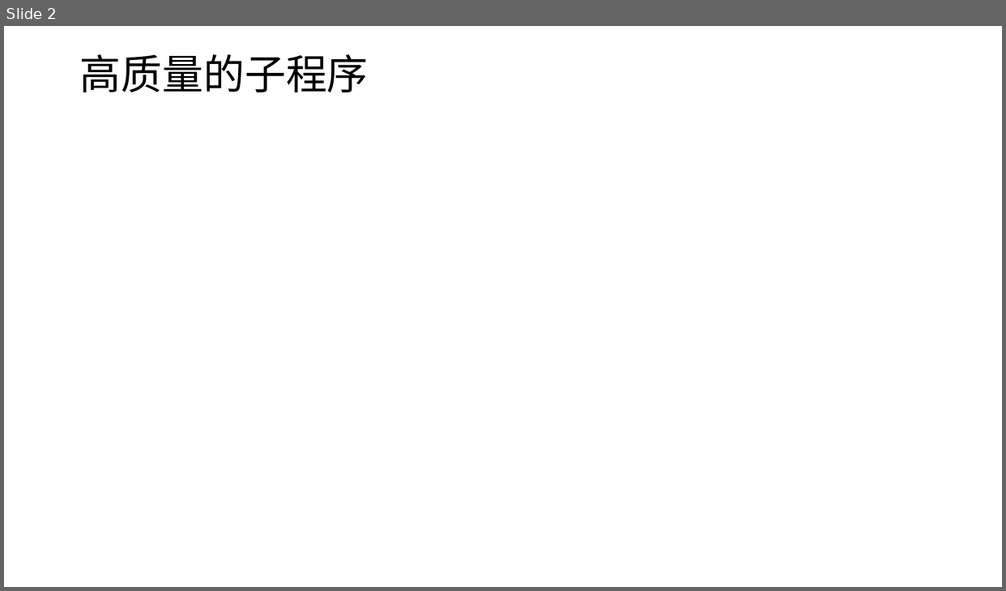
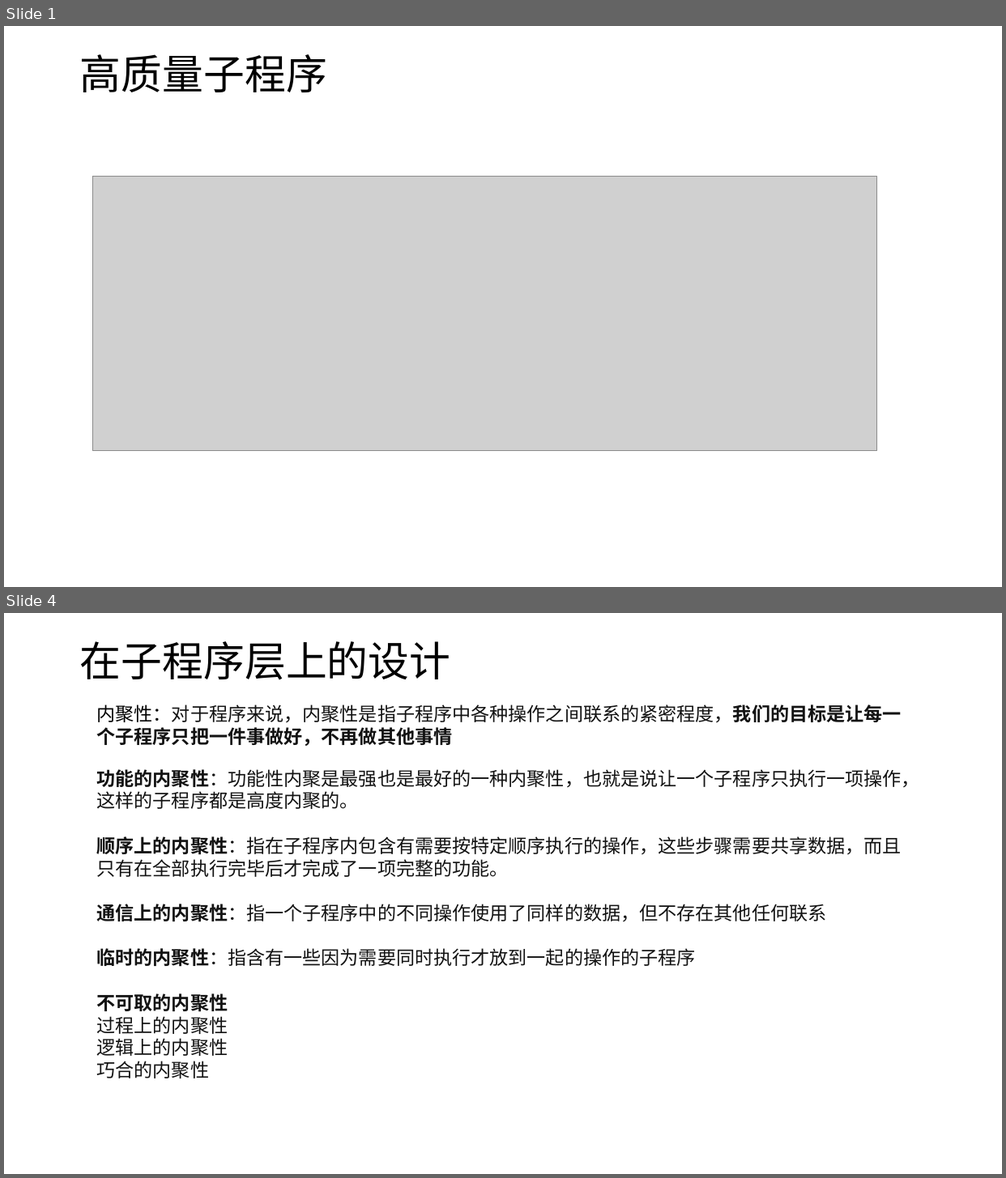
Before and after one commit to wswz963852/image, a slide deck: 演示文稿1.pptx. Shown one above the other, each under a label of ours: slide 2 before the commit, slides 1 and 4 after it; the slides between them are not shown. The pictures are 1006x591 and 1006x1178 pixels, drawn with LibreOffice and Linux fonts; fonts in the diff are those of the drawing; grey boxes stand for pictures. Boxes give left, top, right and bottom in pixels: in the first picture for what was removed or moved away, otherwise in the second. Text is boxed around its words. In the diff, an @@ line names an element or a change of style, - is before the commit and + after.

```diff
--- a/演示文稿1.pptx
+++ b/演示文稿1.pptx
@@ slide 4 added at (4, 613, 1002, 1174), background #FFFFFF @@
@@ title added at (80, 641, 450, 680), 39.6 pt, text #000000 @@
+在子程序层上的设计
@@ text added at (97, 705, 901, 746), 18 pt, text #121212 @@
+内聚性：对于程序来说，内聚性是指子程序中各种操作之间联系的紧密程度，我们的目标是让每一个子程序只把一件事做好，不再做其他事情
@@ text added at (97, 769, 920, 1079), 18 pt, text #121212 @@
+功能的内聚性：功能性内聚是最强也是最好的一种内聚性，也就是说让一个子程序只执行一项操作，这样的子程序都是高度内聚的。
+顺序上的内聚性：指在子程序内包含有需要按特定顺序执行的操作，这些步骤需要共享数据，而且只有在全部执行完毕后才完成了一项完整的功能。
+通信上的内聚性：指一个子程序中的不同操作使用了同样的数据，但不存在其他任何联系
+临时的内聚性：指含有一些因为需要同时执行才放到一起的操作的子程序
+不可取的内聚性
+过程上的内聚性
+逻辑上的内聚性
+巧合的内聚性
@@ what was slide 2 is now slide 1 @@
@@ slide 1 changed as well @@
@@ title at (80, 54, 327, 92): text changed @@
-高质量的子程序
+高质量子程序
@@ picture added at (92, 177, 877, 450) @@
```
Also in this commit, not shown: 1 other slide changed, 5 other slides added, 1 slide removed.
